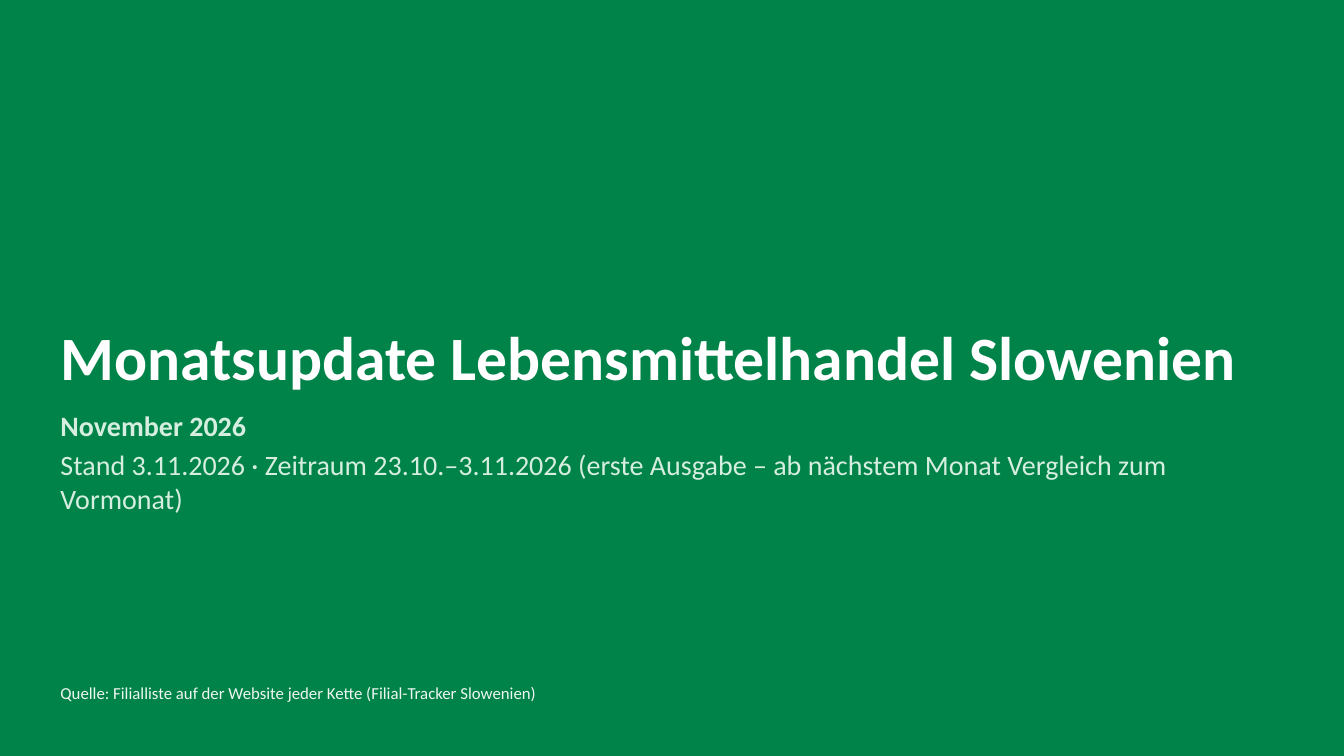
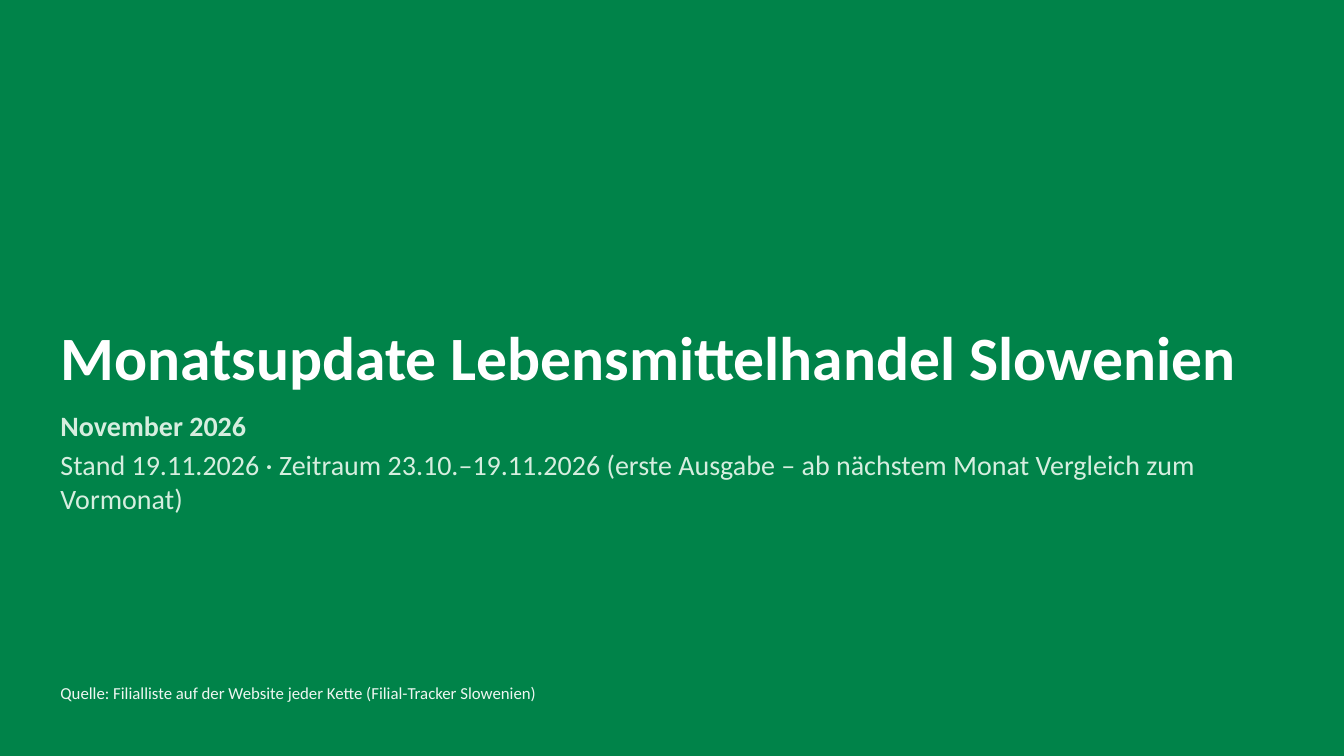
Before and after one commit to petersparnepremicnine-del/filialtracker-update, a slide deck: slide 1 of archiv/2026-11.pptx. Drawn at 1344x756 pixels with LibreOffice and Linux fonts; fonts in the diff are those of the drawing. Boxes give left, top, right and bottom in pixels: in the first picture for what was removed or moved away, otherwise in the second. Text is boxed around its words. In the diff, an @@ line names an element or a change of style, - is before the commit and + after.

```diff
--- a/archiv/2026-11.pptx
+++ b/archiv/2026-11.pptx
@@ text at box(60, 454, 1194, 513): text changed @@
-Stand 3.11.2026 · Zeitraum 23.10.–3.11.2026 (erste Ausgabe – ab nächstem Monat Vergleich zum Vormonat)
+Stand 19.11.2026 · Zeitraum 23.10.–19.11.2026 (erste Ausgabe – ab nächstem Monat Vergleich zum Vormonat)
```
Also in this commit, not shown: 7 other slides changed, 7 other files.
